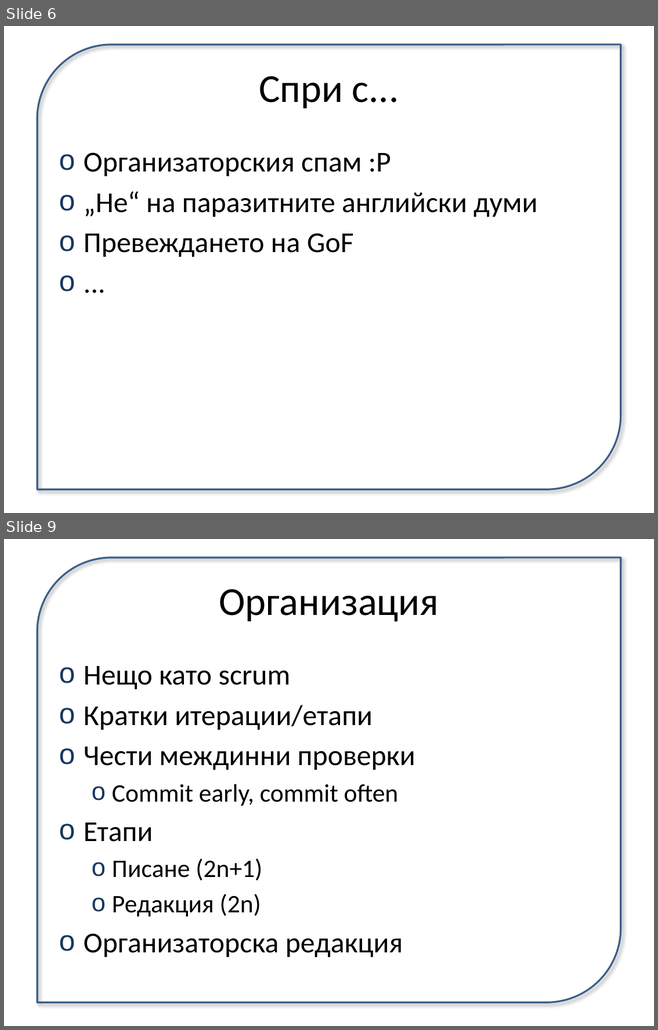
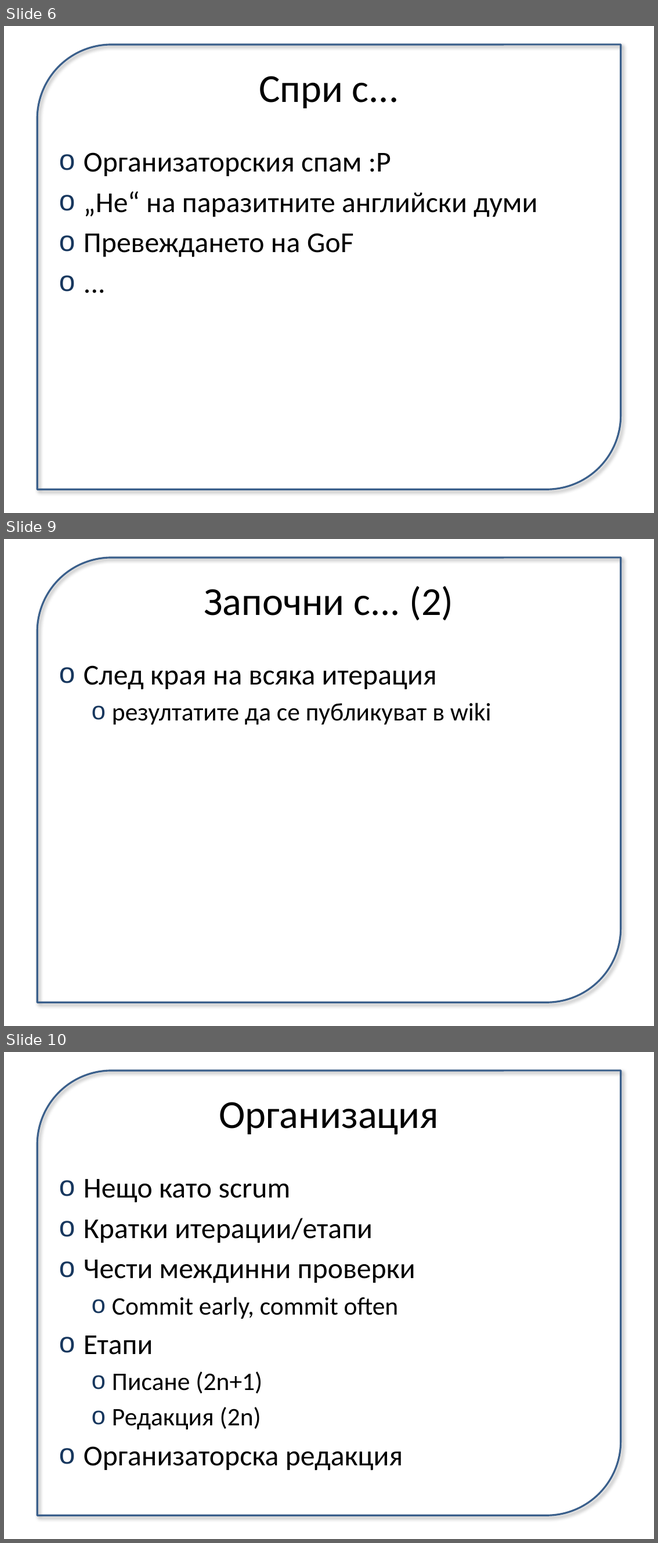
Before and after one commit to uamartins/design-patterns-book, a slide deck: meetings/2012-03-17/meeting-2.pptx. Shown one above the other, each under a label of ours: slides 6 and 9 before the commit, slides 6, 9 and 10 after it; the slides between them are not shown. The pictures are 658x1030 and 658x1543 pixels, drawn with LibreOffice and Linux fonts; fonts in the diff are those of the drawing. Boxes give left, top, right and bottom in pixels: in the first picture for what was removed or moved away, otherwise in the second. Text is boxed around its words. In the diff, an @@ line names an element or a change of style, - is before the commit and + after.

```diff
--- a/meetings/2012-03-17/meeting-2.pptx
+++ b/meetings/2012-03-17/meeting-2.pptx
@@ slide 9 added at [4, 539, 654, 1026], background #FFFFFF @@
@@ round diag rect added at [37, 558, 621, 1003], outline #3A5F8C 2 pt @@
@@ title added at [204, 586, 453, 621], 44 pt, text #000000 @@
+Започни с... (2)
@@ text added at [83, 665, 491, 725], 28 pt, text #000000 @@
+o След края на всяка итерация
+  o резултатите да се публикуват в wiki
@@ what was slide 9 is now slide 10 @@
```
Also in this commit, not shown: 5 slides changed, 3 other slides added, 1 other file.
